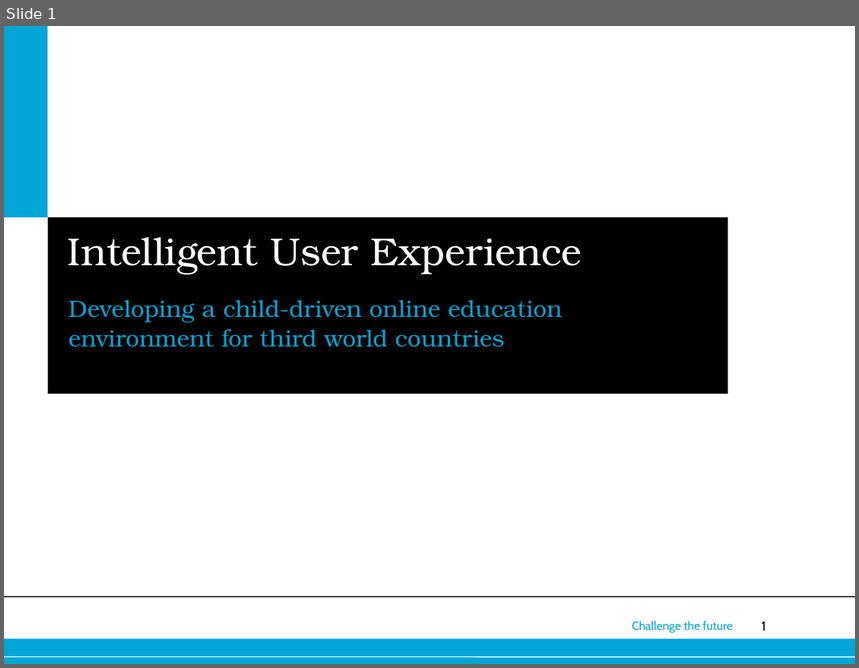
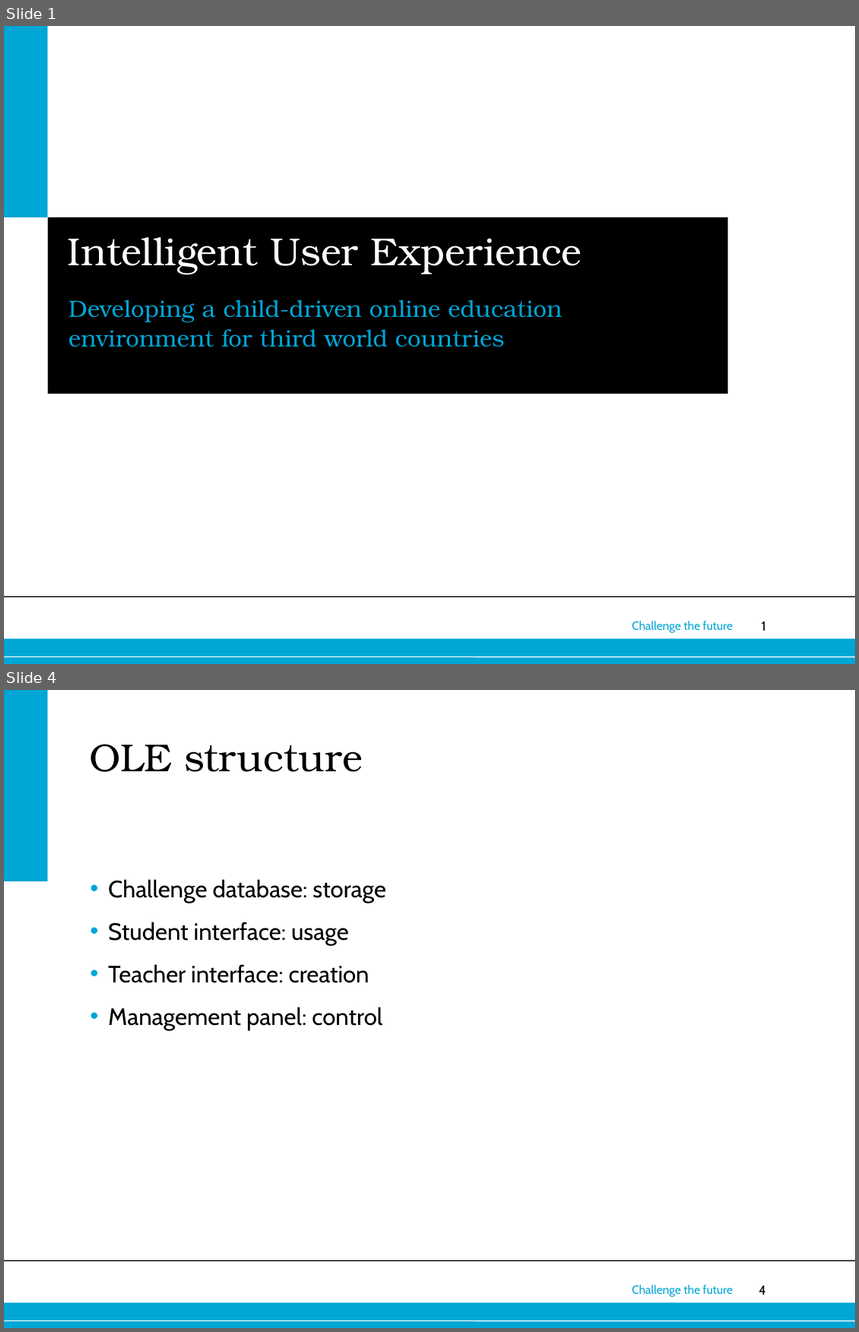
Before and after one commit to dzzh/IN4179-IUXE, a slide deck: Presentations/final presentation.ppt. Shown one above the other, each under a label of ours: slide 1 before the commit, slides 1 and 4 after it; the slides between them are not shown. The pictures are 859x668 and 859x1332 pixels, drawn with LibreOffice and Linux fonts; fonts in the diff are those of the drawing; background and template pictures are left out. Boxes give left, top, right and bottom in pixels: in the first picture for what was removed or moved away, otherwise in the second. Text is boxed around its words. In the diff, an @@ line names an element or a change of style, - is before the commit and + after.

```diff
--- a/Presentations/final presentation.ppt
+++ b/Presentations/final presentation.ppt
@@ slide 4 added at <box>4,690,855,1328</box>, background #FFFFFF; not listed: 5 template elements that a slide beside it also shows @@
@@ rectangle added at <box>4,690,47,882</box>, fill #00A6D6 @@
@@ title added at <box>89,744,363,772</box>, 33 pt, text #000000 @@
+OLE structure
@@ text added at <box>108,879,386,1031</box>, 20 pt, text #000000 @@
+• Challenge database: storage
+• Student interface: usage
+• Teacher interface: creation
+• Management panel: control
```
Also in this commit, not shown: 14 other slides added, 6 slides removed, 1 other file.
